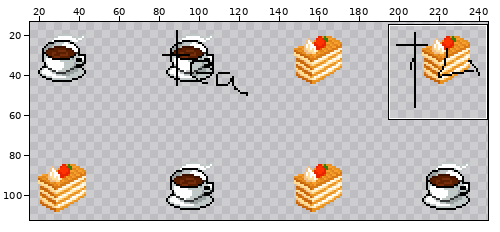
Two versions of one sprite sheet, res/drawable-hdpi/food.png. Above: a wide view before the commit, with the close-up outlined.
Close-up. Before the edit:
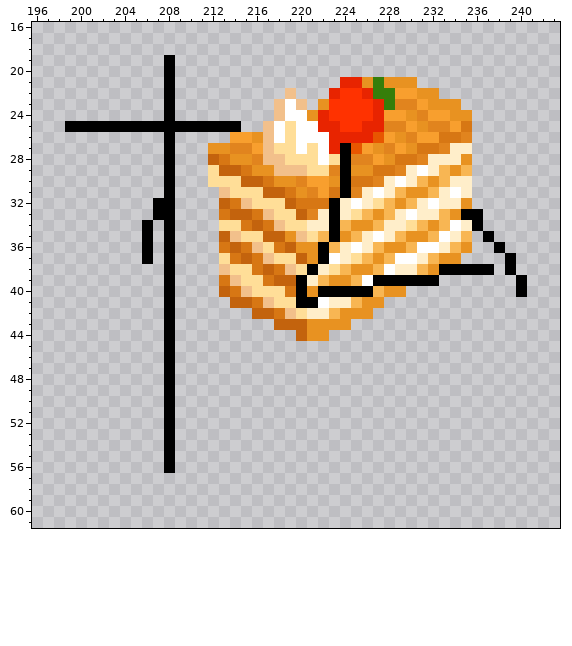
The file is 256x256 pixels. Shown: x 196..243, y 16..61. The wide view leaves out empty margins. The commit also changed other parts of the picture, which this record leaves out.
After the commit:
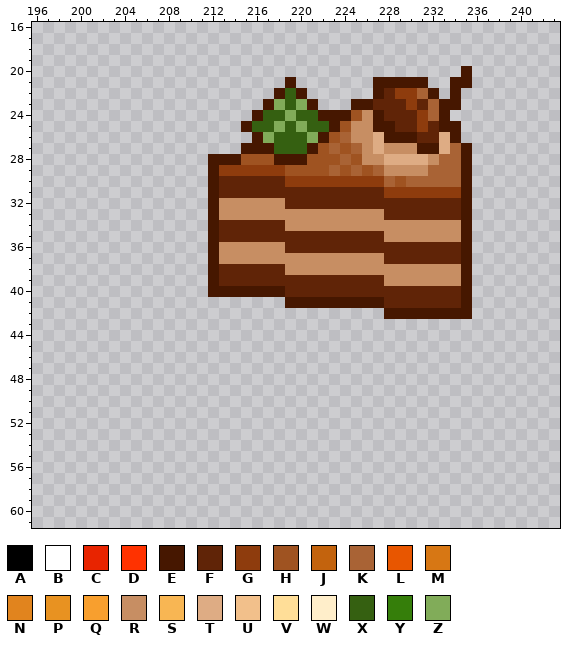
Palette (. is transparent): A #000000  B #ffffff  C #e82400  D #ff3200  E #461700  F #602407  G #8e3c0d  H #9f5321  J #c3630d  K #a96335  L #e85600  M #d77714  N #e1841e  P #e89221  Q #f89f2e  R #c78e63  S #f8b653  T #deac84  U #f2c08b  V #ffde98  W #ffeeca  X #356011  Y #357e0a  Z #81ac59
Edits made:
@@ x 196..243 @@
 18 ................................................
-19 ............A...................................
-20 ............A...................................
-21 ............A...............CCPYPPP.............
-22 ............A..........U...CDDCYYQQPP...........
-23 ............A.........UBU.PDDDDCYNNQPPP.........
-24 ............A.........UBBPCDDDDCQQPNQQPP........
-25 ...AAAAAAAAAAAAAAAA..UBVBBCCDDCCNNQPNNQM........
-26 ............A.....QQPUBVBBBCCCCLQPNQQMMN........
-27 ............A...PPNNQUVVBVBCALQPNQPMMNWW........
-28 ............A...JMPPNUUVVVBVANNQPMMNWWWP........
-29 ............A...VJJMPPUUUVVNAPPMMNWBWSPS........
-30 ............A...VVVJJMPPNQQPAMMNWBWSPSWW........
-31 ............A....UVVVJJMPNQMANWBWSPPSWBW........
-32 ...........AA....JMUVVVJMMMAWBWVSPSWBWWP........
-33 ...........AA....MJJMUVVJNWAWVSPSWBWWSPAA.......
-34 ..........A.A....VVMJMUVVWWASPPSWWVSPSBWA.......
-35 ..........A.A....JUVVJJPUVSAPSWBWSPPSBWS.A......
-36 ..........A.A....MJMUVMJPPASWBWSPPSBBWSP..A.....
-37 ..........A.A....VMJMUVVJPABWVSPSBBWSPP....A....
-38 ............A....UVVMJMUVAWVSPPSBWWSPAAAAA.A....
-39 ............A....MUVVMJJAWSPPSBAAAAAA.......A...
-40 ............A....JMUVVVMAPAAAAASPP..........A...
-41 ............A.....JJMUVVAABWWSPP................
-42 ............A.......JJMUVWWSPPP.................
-43 ............A.........JJJPPPP...................
-44 ............A...........JPP.....................
-45 ............A...................................
-46 ............A...................................
-47 ............A...................................
-48 ............A...................................
-49 ............A...................................
-50 ............A...................................
-51 ............A...................................
-52 ............A...................................
-53 ............A...................................
-54 ............A...................................
-55 ............A...................................
-56 ............A...................................
+19 ................................................
+20 .......................................E........
+21 .......................E.......EEEEE..EE........
+22 ......................EXE......EFGGKE.E.........
+23 .....................EZXZE...EEFFFGFKEE.........
+24 ....................EXXZXXEEEHREFFFGKE..........
+25 ...................EXXZXZXXEHRREEFFGFEE.........
+26 ....................EZXXXZEHKRRTEEEFFTE.........
+27 ...................EEEXXXEHKHKRTRRREETKE........
+28 ................EEEHHHEEEHHHKHRRTTTTRKKE........
+29 ................EGGGGGGHHHHKHKHKRRRRKKKE........
+30 ................EFFFFFFGGGGGGGGGKHKKKKKE........
+31 ................EFFFFFFFFFFFFFFFGGGGGGGE........
+32 ................ERRRRRRFFFFFFFFFFFFFFFFE........
+33 ................ERRRRRRRRRRRRRRRFFFFFFFE........
+34 ................EFFFFFFRRRRRRRRRRRRRRRRE........
+35 ................EFFFFFFFFFFFFFFFRRRRRRRE........
+36 ................ERRRRRRFFFFFFFFFFFFFFFFE........
+37 ................ERRRRRRRRRRRRRRRFFFFFFFE........
+38 ................EFFFFFFRRRRRRRRRRRRRRRRE........
+39 ................EFFFFFFFFFFFFFFFRRRRRRRE........
+40 ................EEEEEEEFFFFFFFFFFFFFFFFE........
+41 .......................EEEEEEEEEFFFFFFFE........
+42 ................................EEEEEEEE........
+43 ................................................
+44 ................................................
+45 ................................................
+46 ................................................
+47 ................................................
+48 ................................................
+49 ................................................
+50 ................................................
+51 ................................................
+52 ................................................
+53 ................................................
+54 ................................................
+55 ................................................
+56 ................................................
 57 ................................................
Changed places in both close-ups, as pixel boxes (x1, y1, x2, y2):
changed: (65, 55, 527, 473)
